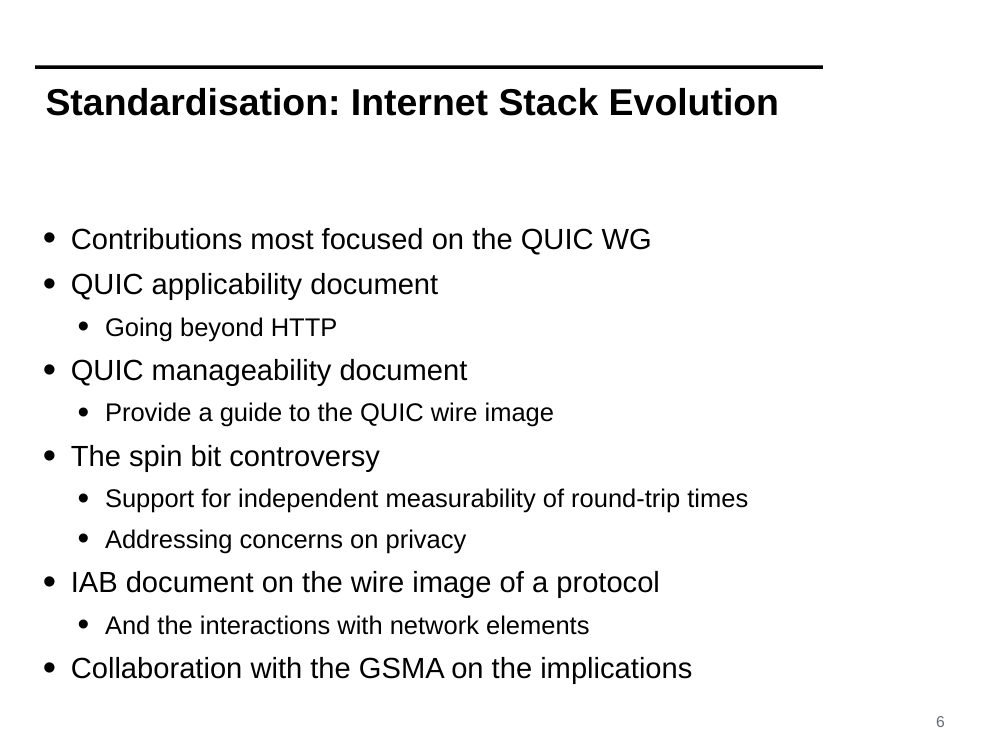
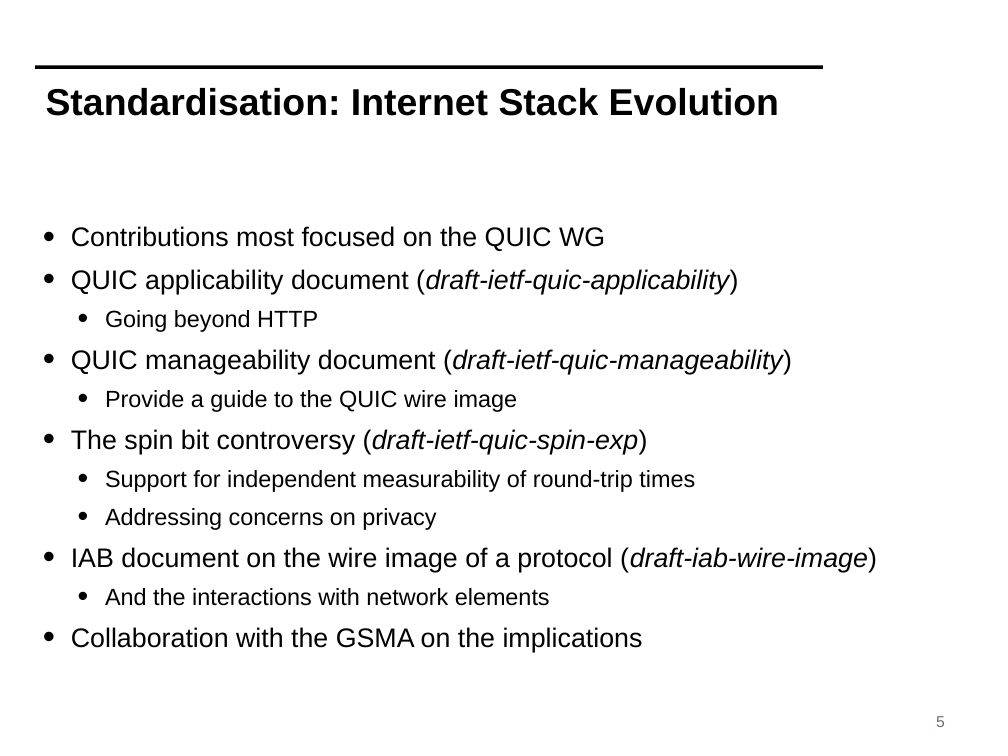
Before and after one commit to mami-project/roadshows, a slide deck: slide 5 of review3-brussels/WP4-ReviewFinal.pptx (slide 6 before the commit). Drawn at 1008x756 pixels with LibreOffice and Linux fonts; fonts in the diff are those of the drawing; background and template pictures are left out. Boxes give left, top, right and bottom in pixels: in the first picture for what was removed or moved away, otherwise in the second. Text is boxed around its words. In the diff, an @@ line names an element or a change of style, - is before the commit and + after.

```diff
--- a/review3-brussels/WP4-ReviewFinal.pptx
+++ b/review3-brussels/WP4-ReviewFinal.pptx
@@ text at (71, 226, 695, 652): size 29.6 to 27.2 pt in "Contributions most focused on the QUIC WG", "Collaboration with the GSMA on the implications"; size 25.9 to 23.8 pt in "Going beyond HTTP", "Provide a guide to the QUIC wire ...", "Support for independent measurability of round-trip times", "Addressing concerns on privacy" and 1 more places @@
@@ text at (71, 269, 738, 294): text changed; size 29.6 to 27.2 pt; italic on @@
-• QUIC applicability document
+• QUIC applicability document (draft-ietf-quic-applicability)
@@ text at (71, 349, 792, 374): text changed; size 29.6 to 27.2 pt; italic on @@
-• QUIC manageability document
+• QUIC manageability document (draft-ietf-quic-manageability)
@@ text at (71, 429, 648, 454): text changed; size 29.6 to 27.2 pt; italic on @@
-• The spin bit controversy
+• The spin bit controversy (draft-ietf-quic-spin-exp)
@@ text at (71, 547, 877, 572): text changed; size 29.6 to 27.2 pt @@
-• IAB document on the wire image of a protocol
+• IAB document on the wire image of a protocol (draft-iab-wire-image)
@@ page number at (936, 716, 945, 727): text changed @@
-6
+5
```
Also in this commit, not shown: 7 other slides changed.
